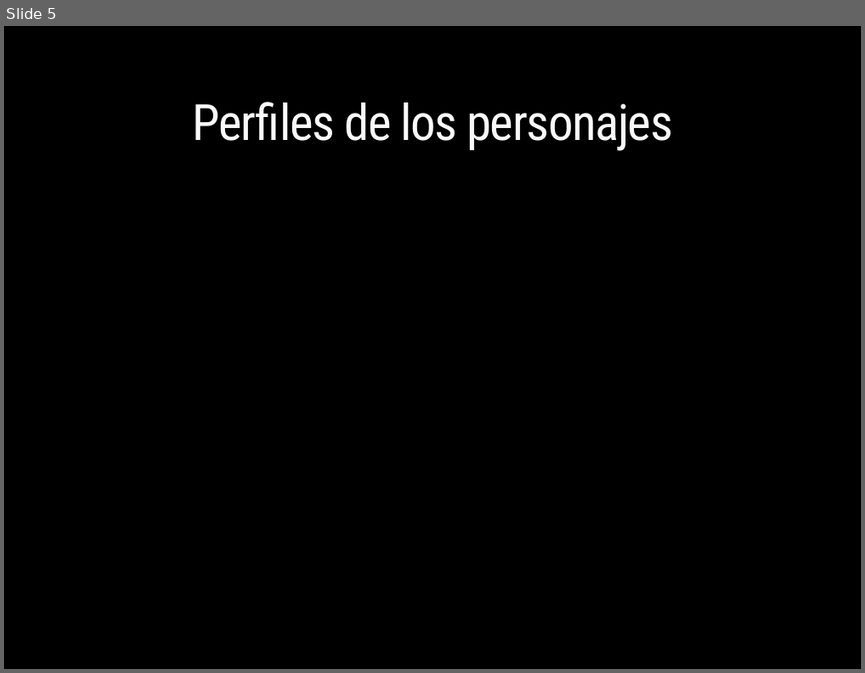
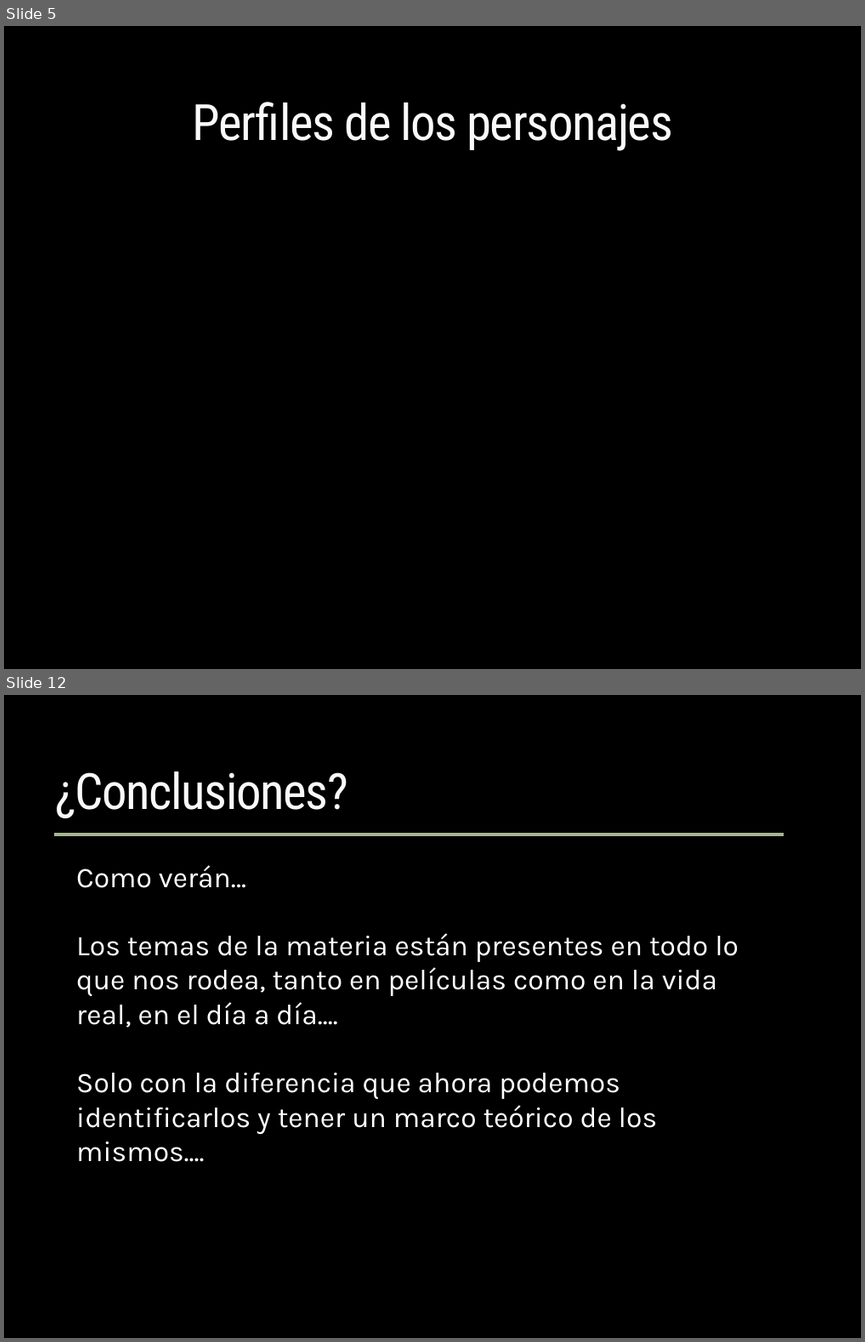
Before and after one commit to carlamadeo/proyectosfacultad, a slide deck: Administracion Gerencial/TP - Gladiator.pptx. Shown one above the other, each under a label of ours: slide 5 before the commit, slides 5 and 12 after it; the slides between them are not shown. The pictures are 865x673 and 865x1342 pixels, drawn with LibreOffice and Linux fonts; fonts in the diff are those of the drawing; background and template pictures are left out. Boxes give left, top, right and bottom in pixels: in the first picture for what was removed or moved away, otherwise in the second. Text is boxed around its words. In the diff, an @@ line names an element or a change of style, - is before the commit and + after.

```diff
--- a/Administracion Gerencial/TP - Gladiator.pptx
+++ b/Administracion Gerencial/TP - Gladiator.pptx
@@ slide 12 added at [4,695,861,1338], background picture (left out) @@
@@ title added at [55,771,348,818], 42 pt, text #F9F9F9 @@
+¿Conclusiones?
@@ line added from (54, 834) to (783, 834), #A5B592 3 pt @@
@@ text added at [76,865,738,1162], 24 pt, text #FFFFFF @@
+Como verán…
+Los temas de la materia están presentes en todo lo que nos rodea, tanto en películas como en la vida real, en el día a día....
+Solo con la diferencia que ahora podemos identificarlos y tener un marco teórico de los mismos....
```
Also in this commit, not shown: 8 slides changed, 1 slide removed, 1 other file.
